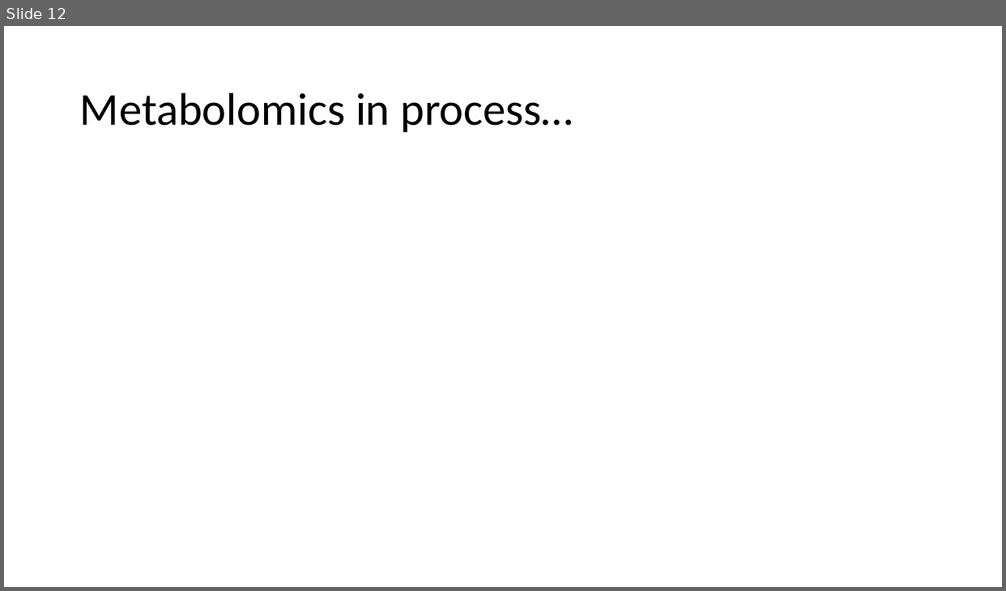
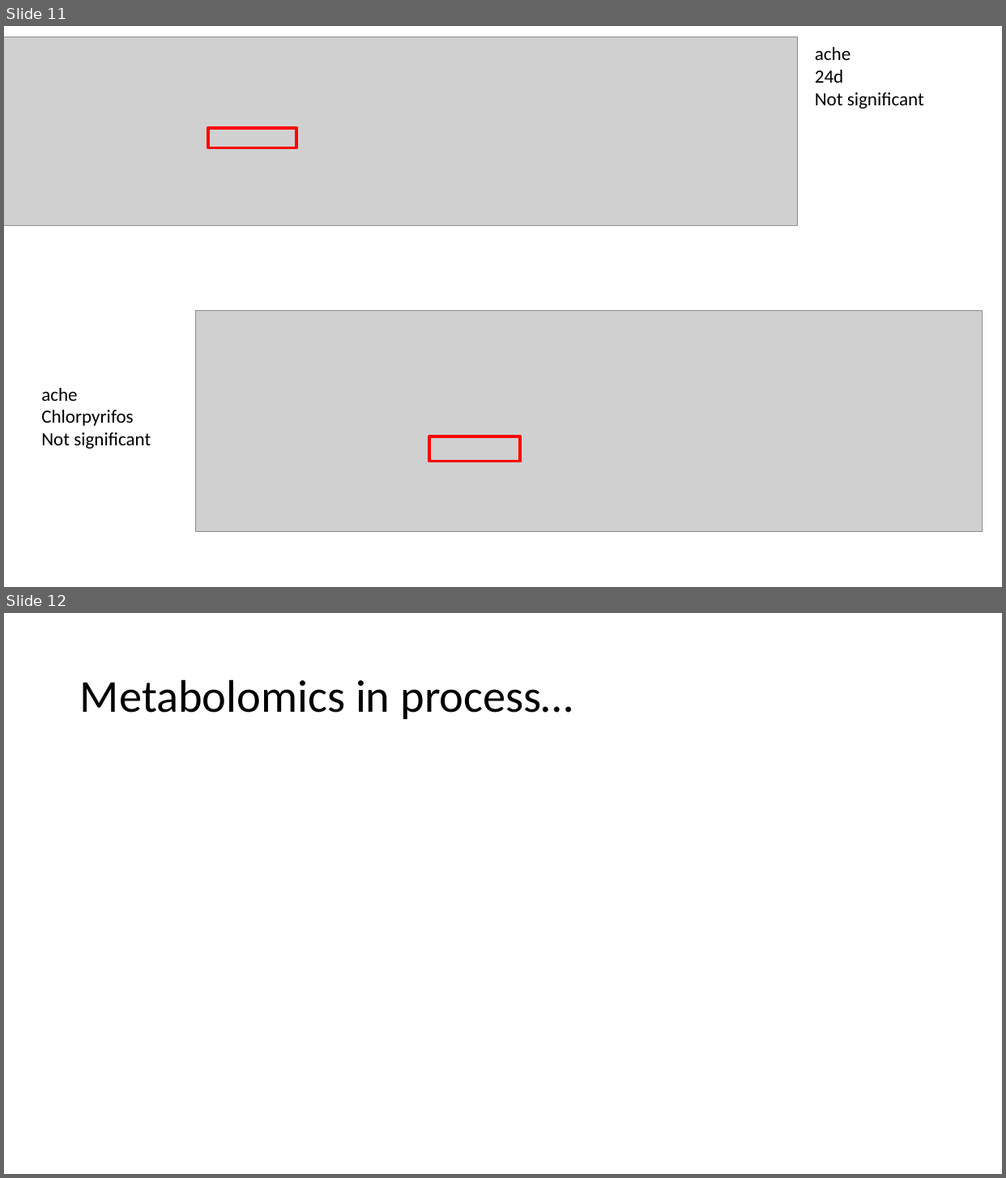
Before and after one commit to amphibian-exeff/vanmeter_salamander_exposures, a slide deck: pptx/rvm_salamander_gsh_analyses.pptx. Shown one above the other, each under a label of ours: slide 12 before the commit, slides 11 and 12 after it. The pictures are 1006x591 and 1006x1178 pixels, drawn with LibreOffice and Linux fonts; fonts in the diff are those of the drawing; grey boxes stand for pictures. Boxes give left, top, right and bottom in pixels: in the first picture for what was removed or moved away, otherwise in the second. Text is boxed around its words. In the diff, an @@ line names an element or a change of style, - is before the commit and + after.

```diff
--- a/pptx/rvm_salamander_gsh_analyses.pptx
+++ b/pptx/rvm_salamander_gsh_analyses.pptx
@@ slide 11 added at [4,26,1002,587], background #FFFFFF @@
@@ picture added at [4,37,798,225] @@
@@ text added at [815,47,924,109], 18 pt, text #000000 @@
+ache
+24d
+Not significant
@@ rectangle added at [208,128,296,148], outline #FF0000 3 pt @@
@@ picture added at [196,311,982,532] @@
@@ text added at [41,388,151,449], 18 pt, text #000000 @@
+ache
+Chlorpyrifos
+Not significant
@@ rectangle added at [429,437,521,462], outline #FF0000 3 pt @@
```
Also in this commit, not shown: 5 slides changed, 4 other slides added, 5 slides removed, 6 other files.
